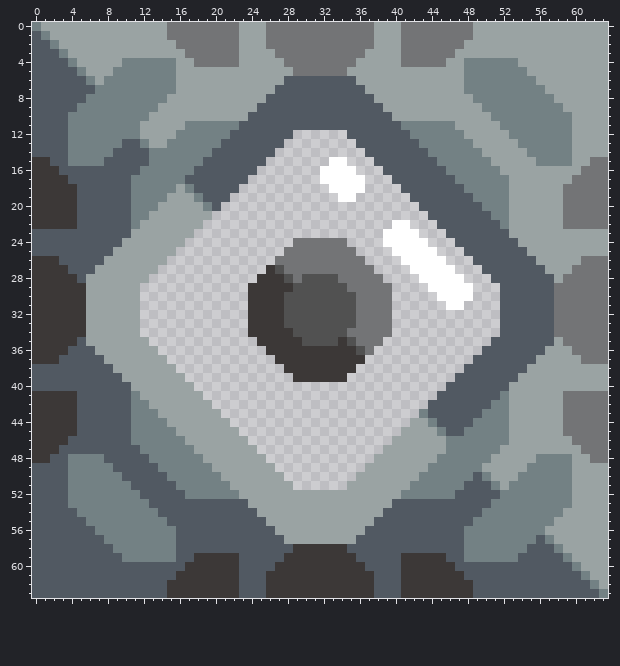
Pixel-art sprite -- assets/sprites/blocks/caliterra/drill/heat-drill.png. The first picture shows the starting point.
The file is 64x64 pixels.
The same view after the edit:
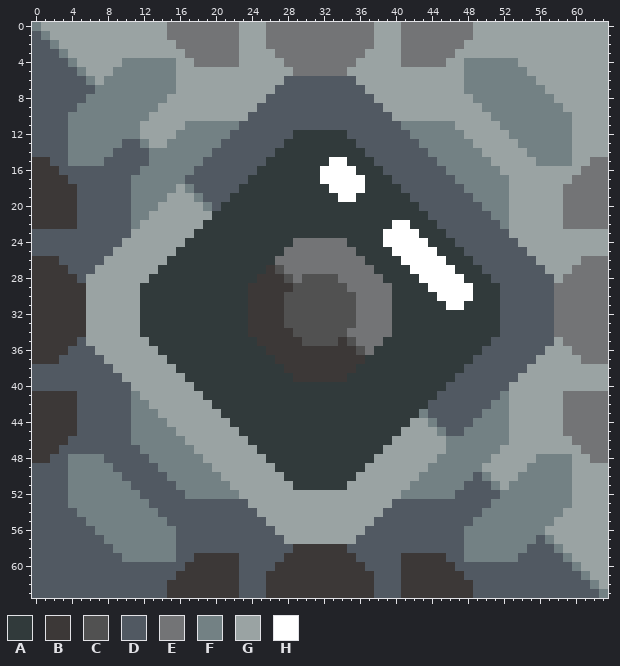
Palette (. is transparent): A #313a3b  B #3c3837  C #515151  D #515962  E #737476  F #738184  G #9aa3a3  H #ffffff
Diff:
There is now colour A in row 12 at x 29 to 34; in row 13 at x 28 to 35; in row 14 at x 27 to 36; in row 15 at x 26 to 32 and 35 to 37; in row 16 at x 25 to 31 and 36 to 38; in row 17 at x 24 to 31 and 37 to 39.
There is now colour A in row 18 at x 23 to 32 and 37 to 40; in row 19 at x 22 to 33 and 36 to 41; in row 20 at x 21 to 42; in row 21 at x 20 to 43; in row 22 at x 19 to 39 and 42 to 44; in row 23 at x 18 to 38 and 43 to 45.
There is now colour A in row 24 at x 17 to 28, 35 to 38 and 44 to 46; in row 25 at x 16 to 27, 36 to 39 and 45 to 47; in row 26 at x 15 to 26, 37 to 40 and 46 to 48; in row 27 at x 14 to 25, 38 to 41 and 47 to 49; in row 28 at x 13 to 24, 39 to 42 and 48 to 50; in row 29 at x 12 to 23, 40 to 43 and 49 to 51.
There is now colour A in row 30 at x 12 to 23, 40 to 44 and 49 to 51; in row 31 at x 12 to 23, 40 to 45 and 48 to 51; in rows 32 to 34 at x 12 to 23 and 40 to 51; in row 35 at x 13 to 24 and 39 to 50; in row 36 at x 14 to 25 and 38 to 49; in row 37 at x 15 to 26 and 37 to 48.
There is now colour A in row 38 at x 16 to 27 and 36 to 47; in row 39 at x 17 to 28 and 35 to 46; in row 40 at x 18 to 45; in row 41 at x 19 to 44; in row 42 at x 20 to 43; in row 43 at x 21 to 42.
There is now colour A in row 44 at x 22 to 41; in row 45 at x 23 to 40; in row 46 at x 24 to 39; in row 47 at x 25 to 38; in row 48 at x 26 to 37; in row 49 at x 27 to 36.
There is now colour A in row 50 at x 28 to 35; in row 51 at x 29 to 34.
Pixel boxes of the changes (left, top, right, bottom) in both pictures:
added: (140, 130, 500, 490)
